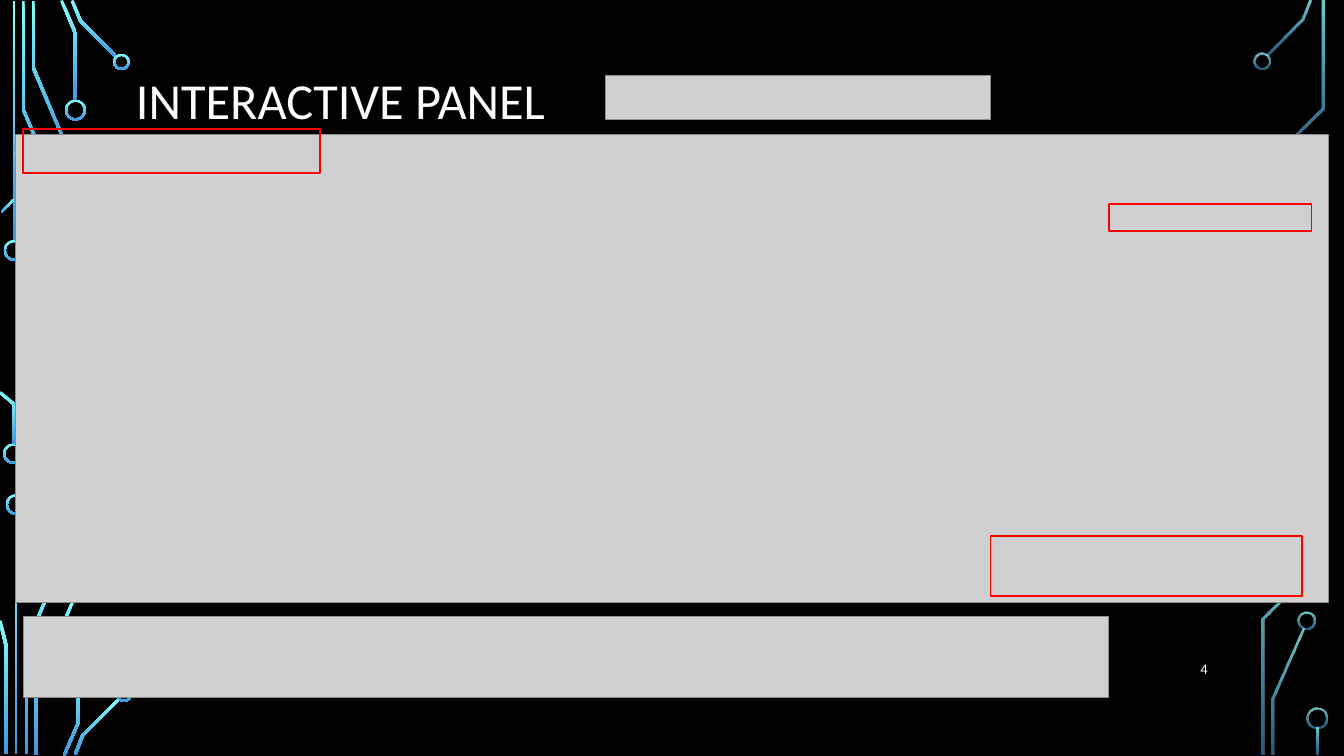
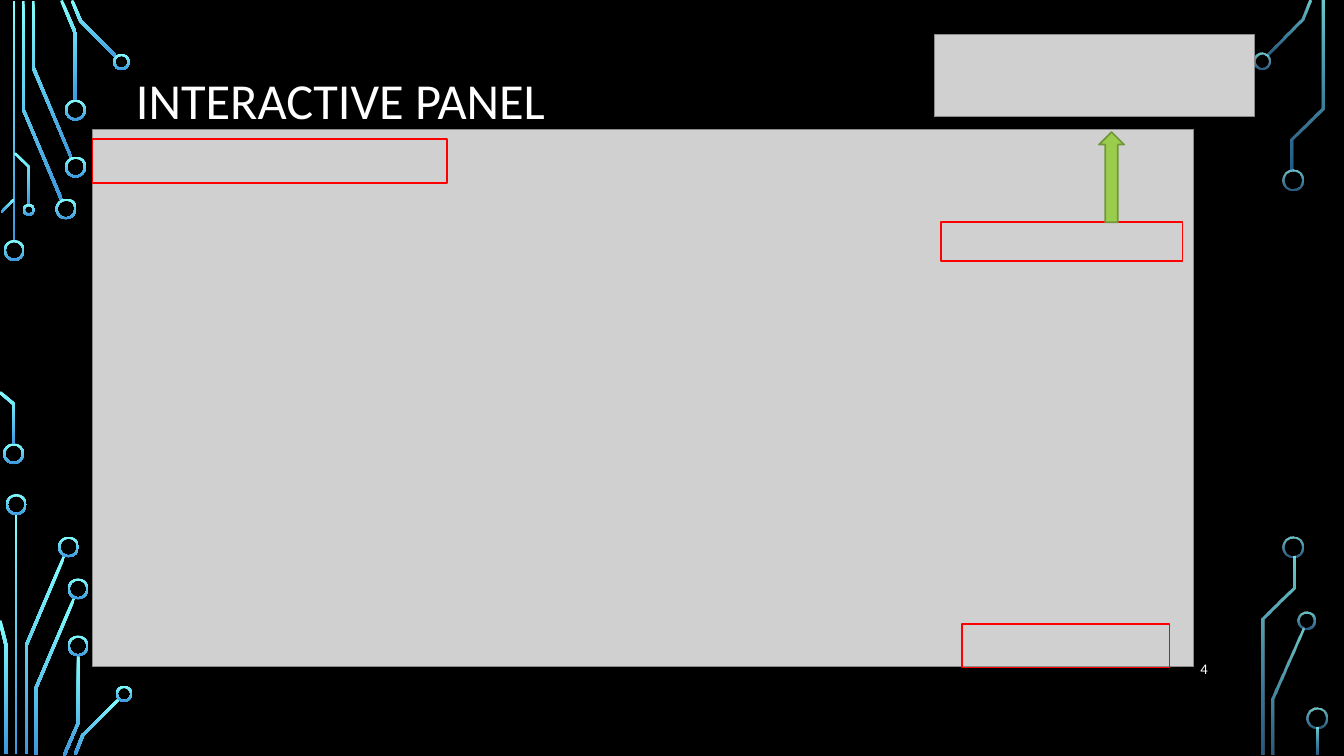
Before and after one commit to lishuai928/Project--Stock-Exploration, a slide deck: slide 4 of Project-Two Team-;D.pptx. Drawn at 1344x756 pixels with LibreOffice and Linux fonts; fonts in the diff are those of the drawing; grey boxes stand for pictures; background and template pictures are left out. Boxes give left, top, right and bottom in pixels: in the first picture for what was removed or moved away, otherwise in the second. Text is boxed around its words. In the diff, an @@ line names an element or a change of style, - is before the commit and + after.

```diff
--- a/Project-Two Team-;D.pptx
+++ b/Project-Two Team-;D.pptx
@@ picture added at [935, 34, 1254, 117] @@
@@ picture removed at [605, 76, 990, 120] @@
@@ rectangle: place and size @@
-rectangle at [23, 129, 320, 173]
+rectangle at [93, 139, 448, 184]
@@ picture: place and size @@
-picture at [16, 135, 1329, 603]
+picture at [93, 130, 1194, 666]
@@ up arrow added at [1099, 132, 1124, 222], fill #9ACD4C, outline #729838 1.25 pt @@
@@ rectangle: place and size @@
-rectangle at [1109, 204, 1312, 231]
+rectangle at [942, 222, 1184, 260]
@@ group added at [22, 156, 1305, 656]: 8 freeform shapes @@
@@ picture removed at [23, 616, 1109, 698] @@
@@ rectangle: place and size @@
-rectangle at [991, 536, 1303, 596]
+rectangle at [962, 624, 1170, 667]
```
Also in this commit, not shown: 5 other slides changed, 1 other file.
